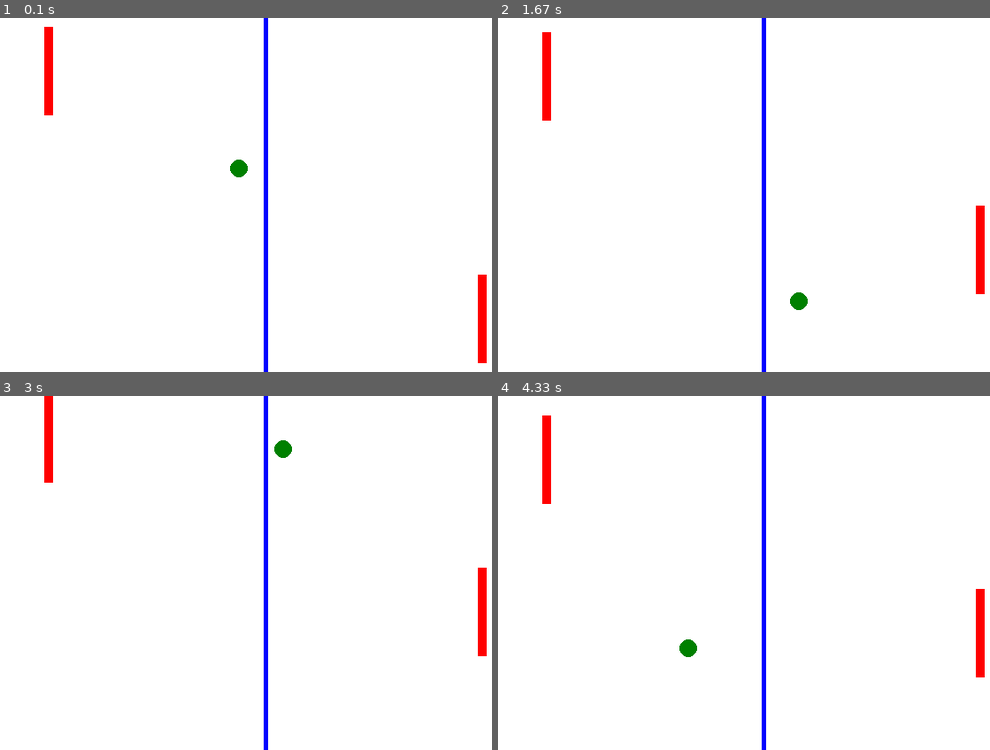
Above: before the commit, frames 1-4 (two rows, left to right).
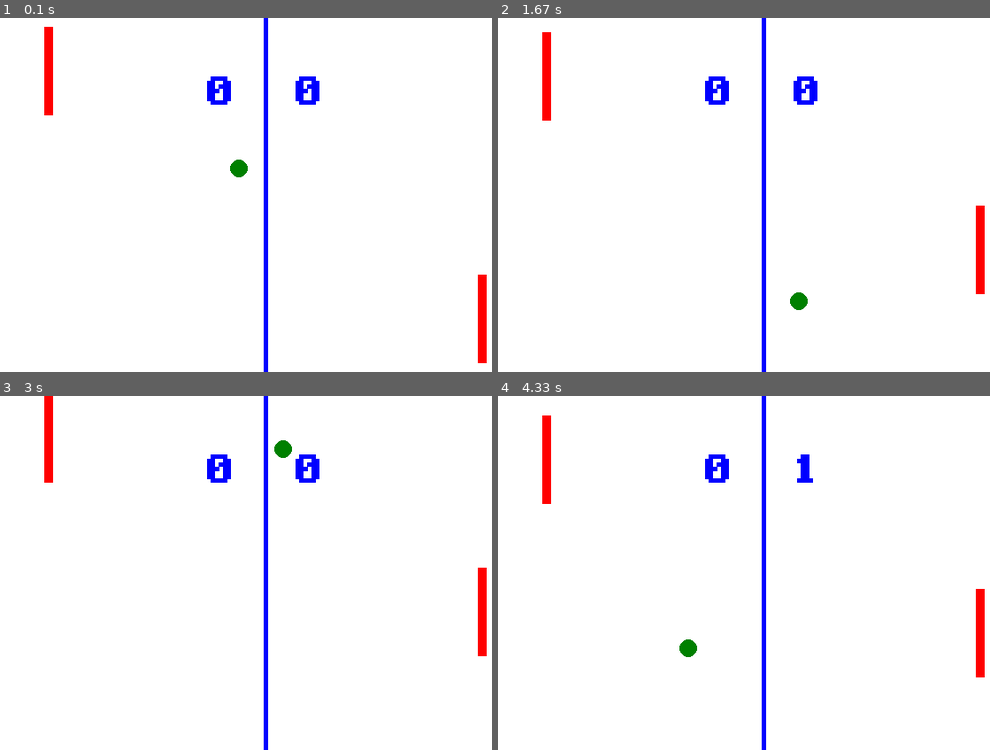
Above: after the commit, the same moments.

Repository: amullins83/pygame_practice
Game: pygame game, started from main.py
Same seed, same stepped clock (60 frames per second), same inputs: the game is played once before the commit and once after it.
Inputs:
- Up to frame 1 (0.1 s): no input
- Up to frame 2 (1.67 s): hold Up 0.33-0.8 s; hold Down 0.83-1.13 s; hold S 0.83-1.13 s; hold Up 1.17-1.53 s; hold W 1.17-1.53 s; hold Down from 1.57 s (still down); hold S from 1.57 s (still down)
- Up to frame 3 (3 s): release Down at 1.93 s; release S at 1.93 s; hold Up 1.97-2.27 s; hold W 1.97-2.27 s; hold Down 2.3-2.6 s; hold S 2.3-2.6 s; hold Up from 2.63 s (still down); hold W from 2.63 s (still down)
- Up to frame 4 (4.33 s): release Up at 3 s; release W at 3 s; hold Down 3.03-3.4 s; hold S 3.03-3.4 s; hold Up 3.43-3.73 s; hold W 3.43-3.73 s; hold Down 3.77-4.07 s; hold S 3.77-4.07 s; hold Up from 4.1 s (still down); hold W from 4.1 s (still down)

The runs differ from the first frame. In frame 1, 0.6% of the frame differs, in the area x 42-65%, y 16-25%; in frame 2, 0.6%; in frame 3, 0.6%; in frame 4, 0.5%.

Commit message:
Made UI an object, too. I can't help it. Score printed on screen. Next challenge: display a WIN message and buttons to restart or close.

Diff:
--- /dev/null
+++ b/fonts/Minecraftia_ReadMe.txt
@@ -0,0 +1,8 @@
+The font file in this archive was created by Andrew Tyler www.AndrewTyler.net and font@andrewtyler.net
+License: http://creativecommons.org/licenses/by-sa/3.0/us/
+
+Use at 12 or 24 px size with anti-alising off for best results.
+
+Creative Commons BY-SA license.
+
+Not affiliated or endorsed by Mojang in anyway.
--- /dev/null
+++ b/fonts/Romulus_ReadMe.txt
@@ -0,0 +1,9 @@
+Downloaded from dafont.com:
+http://www.dafont.com/romulus.font
+
+Credits to Hewett Tsoi @ dafont.com
+
+Author notes:
+    A serifed bitmap font made for games, because I need more serifed bitmap fonts for the things I wanna do. :)
+
+    Credit is appreciated.
--- a/game_ui.py
+++ b/game_ui.py
@@ -2,16 +2,43 @@
 from colors import *
 
 
-def update(screen, logic):
-    screen.fill(white)
-    draw(screen, logic)
-    pygame.display.flip()
+class PongUI(object):
+    """The UI for Pong"""
+    def __init__(self, screen, logic):
+        super(PongUI, self).__init__()
+        self.screen = screen
+        self.logic = logic
 
+    def update(self):
+        self.screen.fill(white)
+        self.draw()
+        pygame.display.flip()
 
-def draw(screen, logic):
-    pygame.draw.line(screen, blue, [screen.get_width() / 2, 0], [screen.get_width() / 2, screen.get_height()], 5)
+    def draw(self):
+        self.drawField()
+        self.drawScore()
+        self.drawPads()
+        self.drawBall()
 
-    for pad in logic.pads:
-        pygame.draw.rect(screen, pad.color, [pad.pos.x, pad.pos.y, pad.size.width, pad.size.height])
+    def drawField(self):
+        pygame.draw.line(self.screen, blue, [self.screen.get_width() / 2, 0], [self.screen.get_width() / 2, self.screen.get_height()], 5)
 
-    pygame.draw.ellipse(screen, logic.ball.color, [logic.ball.pos.x, logic.ball.pos.y, logic.ball.size.width, logic.ball.size.height])
+    def drawScore(self):
+        font = pygame.font.Font("fonts/Romulus.ttf", 72)
+        score = []
+        for points in self.logic.score:
+            score.append(font.render(str(points), 0, blue))
+
+        scoreOffsetX = 50
+        scoreOffsetY = 50
+
+        self.screen.blit(score[0], (self.screen.get_width() / 2 - scoreOffsetX - score[0].get_width() / 2, scoreOffsetY))
+        self.screen.blit(score[1], (self.screen.get_width() / 2 + scoreOffsetX - score[1].get_width() / 2, scoreOffsetY))
+
+    def drawPads(self):
+        for pad in self.logic.pads:
+            pygame.draw.rect(self.screen, pad.color, [pad.pos.x, pad.pos.y, pad.size.width, pad.size.height])
+
+    def drawBall(self):
+        ball = self.logic.ball
+        pygame.draw.ellipse(self.screen, ball.color, [ball.pos.x, ball.pos.y, ball.size.width, ball.size.height])
--- a/main.py
+++ b/main.py
@@ -1,6 +1,6 @@
 import pygame
 from game_logic import PongLogic
-import game_ui
+from game_ui import PongUI
 from game_event import PongEvent
 
 
@@ -16,7 +16,7 @@
         self.clock = pygame.time.Clock()
         self.eventRunner = PongEvent(self)
         self.logic = PongLogic(width, height)
-
+        self.ui = PongUI(self.screen, self.logic)
         self.main()
 
         pygame.quit()
@@ -34,7 +34,7 @@
 
             self.logic.update()
 
-            game_ui.update(self.screen, self.logic)
+            self.ui.update()
 
             self.clock.tick(60)
             if not __name__ == "__main__":
Binary file added: fonts/Minecraftia.ttf
Binary file added: fonts/Romulus.ttf
